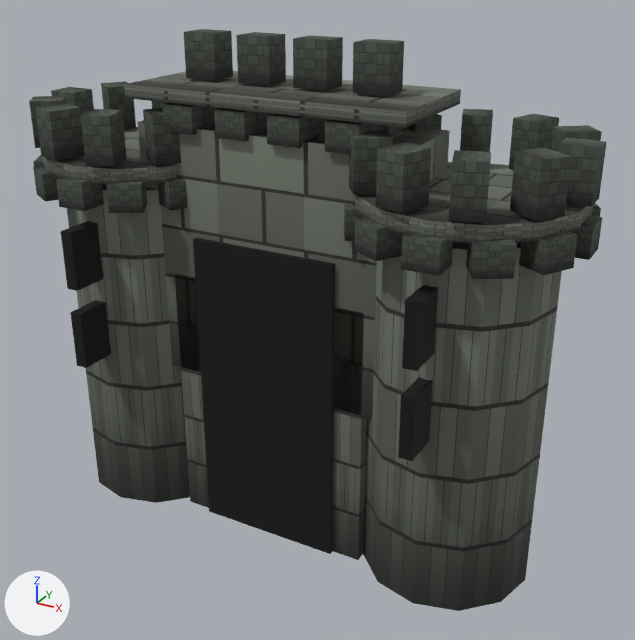
Before and after pictures for a commit that changed the glTF model products/castle_kit_grimforge_v1/models_gltf/gatehouse.gltf.
Both versions are drawn from a 50 mm camera at (1.99, -3.36, 2.78) aimed at (0.14, 0.0, 1.1). The lights are fixed; the arrows at lower left show +X, +Y and +Z. The picture after the commit comes second. Vertices at exactly the same position are counted once.

Script lines for the objects in view, before the commit:
```python
me_cylinder_031 = bpy.data.meshes.new('Cylinder.031')
me_cylinder_031.from_pydata(...)  # 648 vertices, 1008 faces; spans x -1.37..1.37, y -0.54..0.54, z 0.0..2.38
me_cylinder_031.materials.append(mat_kit_atlas_mat)
ob_gatehouse = bpy.data.objects.new('gatehouse', me_cylinder_031)
ob_gatehouse.location = (0.0, -0.028, 0.0)
```
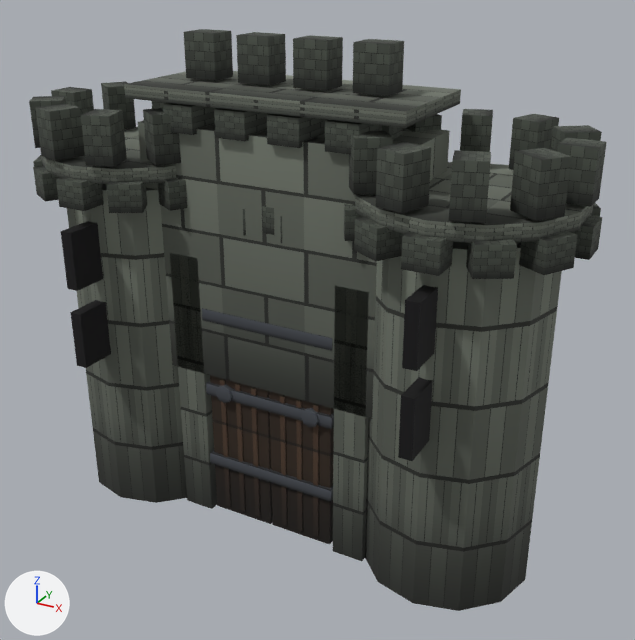
Changed parts and their boxes (x1, y1, x2, y2) in the pictures (635 x 640 px; the box of a moved part takes in the faces that stretch with it):
part 1 of me_cylinder_031, added: after (210, 375, 272, 524)
part 2 of me_cylinder_031, added: after (220, 378, 231, 506)
part 3 of me_cylinder_031, added: after (235, 382, 245, 511)
part 4 of me_cylinder_031, added: after (251, 386, 260, 516)
part 5 of me_cylinder_031, added: after (269, 391, 334, 545)
part 6 of me_cylinder_031, added: after (280, 394, 287, 526)
part 7 of me_cylinder_031, added: after (296, 399, 303, 531)
part 8 of me_cylinder_031, added (brown): after (313, 403, 319, 537)
part 9 of me_cylinder_031, added: after (210, 450, 333, 502)
part 10 of me_cylinder_031, added: after (206, 381, 334, 429)
part 11 of me_cylinder_031, added: after (202, 308, 332, 351)
part 12 of me_cylinder_031, added: after (216, 384, 232, 403)
part 13 of me_cylinder_031, added: after (301, 408, 319, 427)
part 14 of me_cylinder_031, moved or reshaped: before (175, 238, 367, 560); after (170, 206, 369, 561)
part 15 of me_cylinder_031, surface changed: before (195, 239, 335, 265)

The change in detail:
me_cylinder_031 is used by ob_gatehouse; location (0.0, -0.028, 0.0).
me_cylinder_031 had 648 vertices, 1008 faces and spanned x -1.37..1.37, y -0.54..0.54, z 0.0..2.38.
me_cylinder_031 now has 808 vertices, 1256 faces and spans x -1.37..1.37, y -0.54..0.54, z 0.0..2.38.
me_cylinder_031 part 1: a new loose piece, a box spanning x -0.335..-0.005, y -0.207..-0.138, z 0.02..1.3, in mat_kit_atlas_mat.
me_cylinder_031 part 2: a new loose piece, a box spanning x -0.273..-0.248, y -0.215..-0.13, z 0.05..1.27, in mat_kit_atlas_mat.
me_cylinder_031 part 3: a new loose piece, a box spanning x -0.183..-0.158, y -0.215..-0.13, z 0.05..1.27, in mat_kit_atlas_mat.
me_cylinder_031 part 4: a new loose piece, a box spanning x -0.093..-0.068, y -0.215..-0.13, z 0.05..1.27, in mat_kit_atlas_mat.
me_cylinder_031 part 5: a new loose piece, a box spanning x 0.005..0.335, y -0.207..-0.138, z 0.02..1.3, in mat_kit_atlas_mat.
me_cylinder_031 part 6: a new loose piece, a box spanning x 0.067..0.092, y -0.215..-0.13, z 0.05..1.27, in mat_kit_atlas_mat.
me_cylinder_031 part 7: a new loose piece, a box spanning x 0.157..0.182, y -0.215..-0.13, z 0.05..1.27, in mat_kit_atlas_mat.
me_cylinder_031 part 8: a new loose piece, a box spanning x 0.247..0.272, y -0.215..-0.13, z 0.05..1.27, in mat_kit_atlas_mat.
me_cylinder_031 part 9: a new loose piece, a box spanning x -0.35..0.35, y -0.225..-0.14, z 0.29..0.35, in mat_kit_atlas_mat.
me_cylinder_031 part 10: a new loose piece, a box spanning x -0.35..0.35, y -0.225..-0.14, z 0.69..0.75, in mat_kit_atlas_mat.
me_cylinder_031 part 11: a new loose piece, a box spanning x -0.35..0.35, y -0.225..-0.14, z 1.09..1.15, in mat_kit_atlas_mat.
me_cylinder_031 part 12: a new loose piece, an 8-sided cylinder along y spanning x -0.285..-0.195, y -0.238..-0.207, z 0.675..0.765, in mat_kit_atlas_mat.
me_cylinder_031 part 13: a new loose piece, an 8-sided cylinder along y spanning x 0.195..0.285, y -0.238..-0.207, z 0.675..0.765, in mat_kit_atlas_mat.
Part 14, on me_cylinder_031:
31 vertices are removed from x -0.36..0.36, y -0.25..0.3, z 0.0..1.5.
74 faces are deleted.
4 vertices in x -0.5..-0.34, y -0.22..0.28, z 0.0 move by (-0.02, 0.0, 0.0).
4 vertices in x -0.5..-0.34, y -0.22..0.28, z 1.3 move by (-0.02, 0.0, 0.1).
4 vertices in x 0.34..0.5, y -0.22..0.28, z 0.0 move by (0.02, 0.0, 0.0).
4 vertices in x 0.34..0.5, y -0.22..0.28, z 1.3 move by (0.02, 0.0, 0.1).
25 vertices move from x -0.36..0.36, y -0.25..0.3, z 0.67..1.5 to x -0.59..0.59, y -0.23..0.35, z 1.31..1.7.
14 vertices are added at x -0.59..0.55, y -0.19..0.35, z 0.01..1.47.
18 new vertices lie (0.0, 0.0, -0.12) away from vertices in x -0.36..0.36, y -0.25..0.3, z 1.2..1.5.
7 new vertices lie (0.0, 0.0, 0.12) away from vertices in x -0.54..0.55, y -0.19..0.25, z 1.34..1.47.
86 new faces join them.
me_cylinder_031 part 15: 10 kept faces spanning x -0.59..0.59, y -0.23..0.35, z 1.31..1.7 get new texture (UV) coordinates.
Other edits to the shape of me_cylinder_031 do not show in these pictures.
